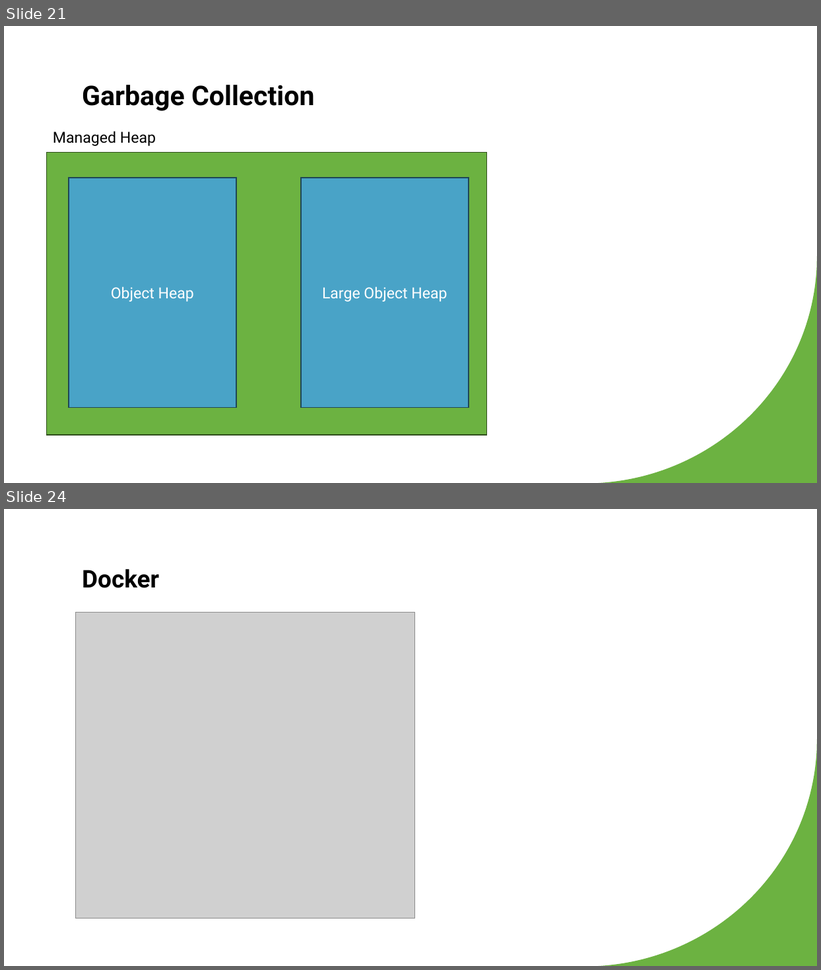
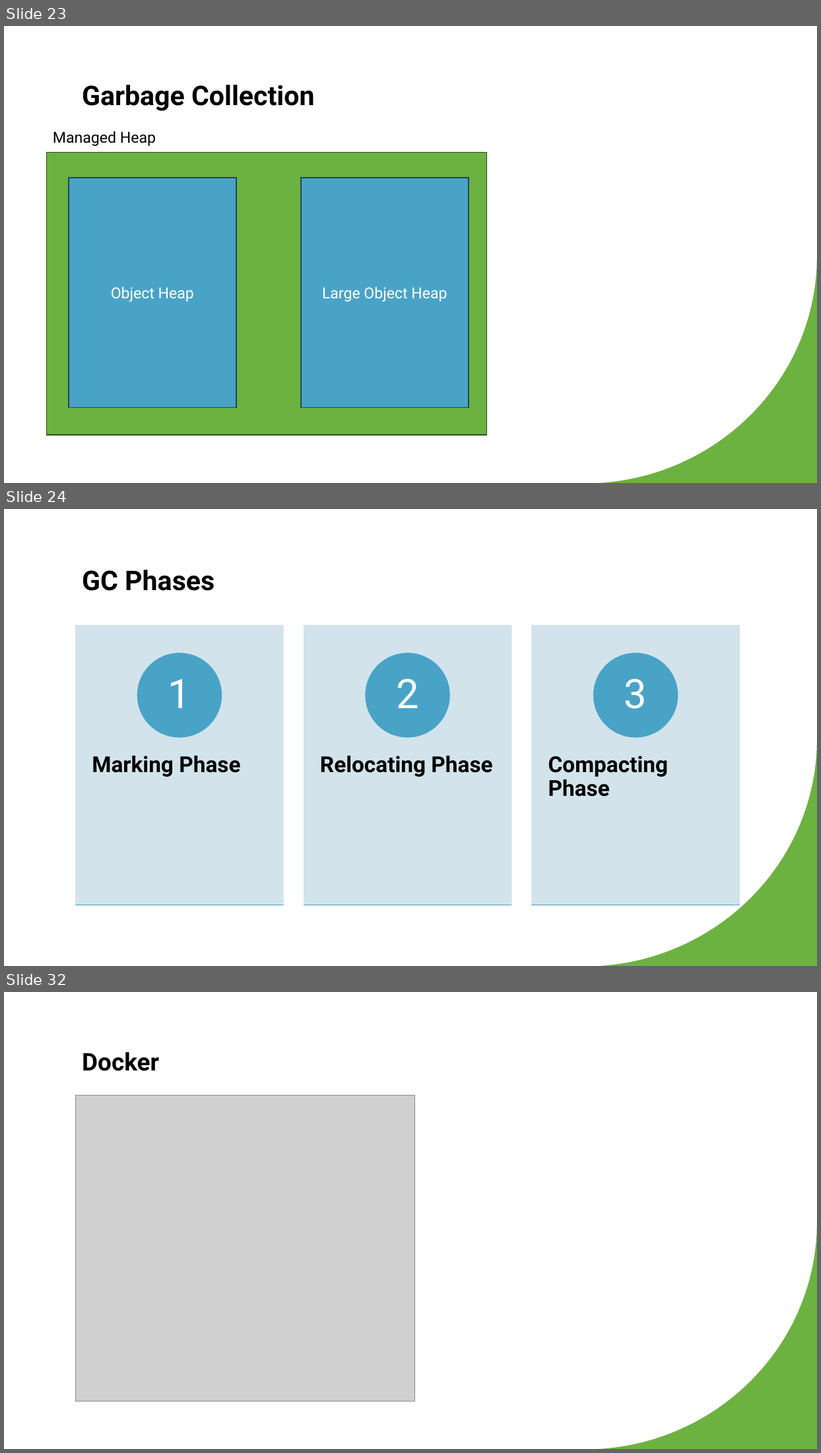
Before and after one commit to NicoVermeir/DotnetAbc, a slide deck: dotnet abc.pptx. Shown one above the other, each under a label of ours: slides 21 and 24 before the commit, slides 23, 24 and 32 after it; the slides between them are not shown. The pictures are 821x970 and 821x1453 pixels, drawn with LibreOffice and Linux fonts; fonts in the diff are those of the drawing; grey boxes stand for pictures. Boxes give left, top, right and bottom in pixels: in the first picture for what was removed or moved away, otherwise in the second. Text is boxed around its words. In the diff, an @@ line names an element or a change of style, - is before the commit and + after.

```diff
--- a/dotnet abc.pptx
+++ b/dotnet abc.pptx
@@ slide 24 added at box(4, 509, 817, 966), background #FFFFFF; not listed: 1 template element that a slide beside it also shows @@
@@ title added at box(82, 570, 215, 591), 32 pt, text #000000, bold @@
+GC Phases
@@ group added at box(76, 626, 740, 906): 6 rectangles, 6 texts, 3 ellipses @@
+Marking Phase
+1
+Relocating Phase
+2
+Compacting Phase
+3
@@ what was slide 21 is now slide 23 @@
@@ what was slide 24 is now slide 32 @@
```
Also in this commit, not shown: 8 slides changed, 11 other slides added.
